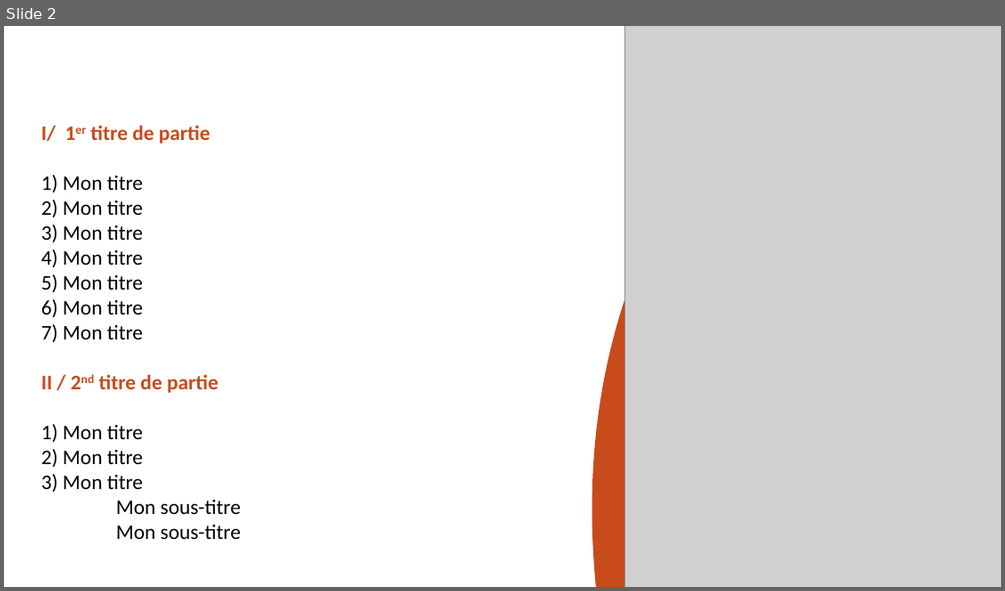
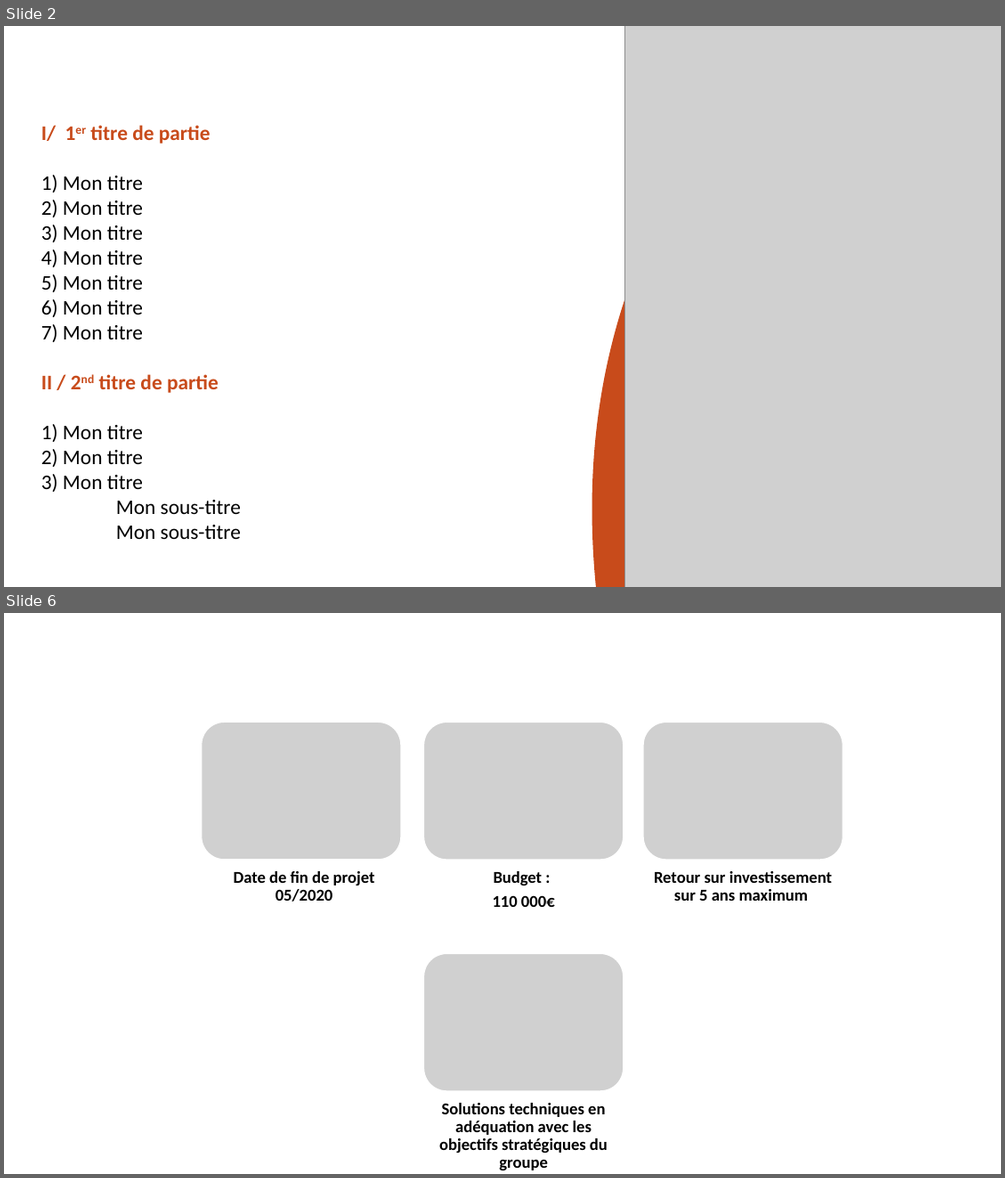
Before and after one commit to Sag64/PFR, a slide deck: Livrable1/Présentationpfr.pptx. Shown one above the other, each under a label of ours: slide 2 before the commit, slides 2 and 6 after it; the slides between them are not shown. The pictures are 1005x591 and 1005x1178 pixels, drawn with LibreOffice and Linux fonts; fonts in the diff are those of the drawing; grey boxes stand for pictures; background and template pictures are left out. Boxes give left, top, right and bottom in pixels: in the first picture for what was removed or moved away, otherwise in the second. Text is boxed around its words. In the diff, an @@ line names an element or a change of style, - is before the commit and + after.

Commit message:
objectifs, besoins, contraintes, limites

```diff
--- a/Livrable1/Présentationpfr.pptx
+++ b/Livrable1/Présentationpfr.pptx
@@ slide 6 added at [4,613,1001,1174], background picture (left out) @@
@@ text added at [11,630,544,673], 28 pt, text #FFFFFF, bold @@
+Contraintes
@@ group added at [202,722,843,1170]: 4 pictures, 4 texts @@
+Date de fin de projet 05/2020
+Budget :
+110 000€
+Retour sur investissement sur 5 ans maximum
+Solutions techniques en adéquation avec les objectifs stratégiques du groupe
```
Also in this commit, not shown: 4 other slides added, 1 slide removed.
